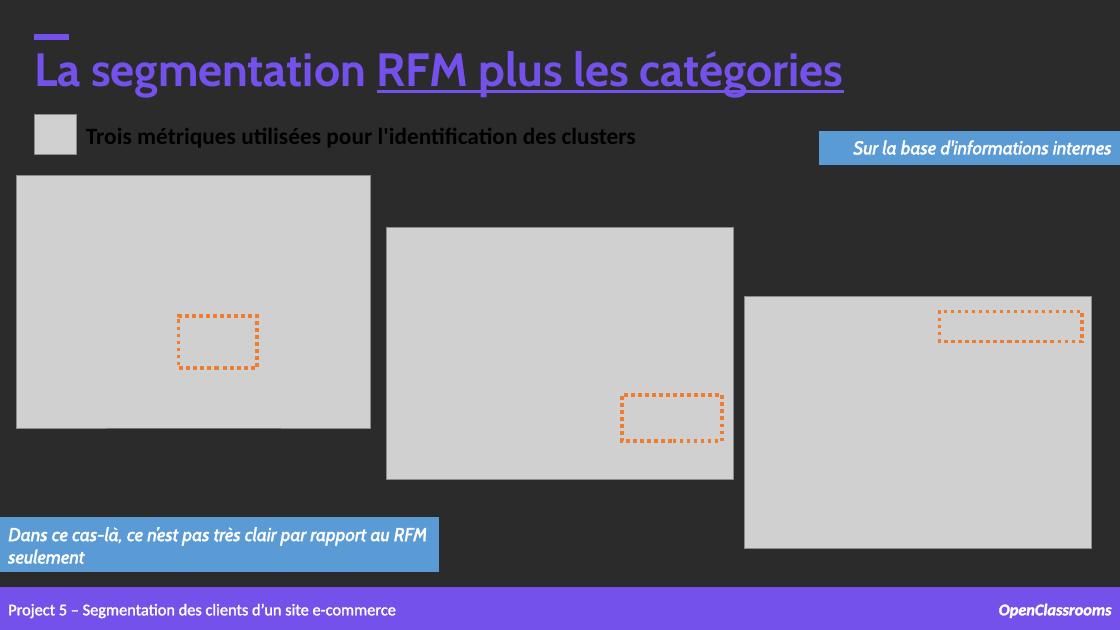
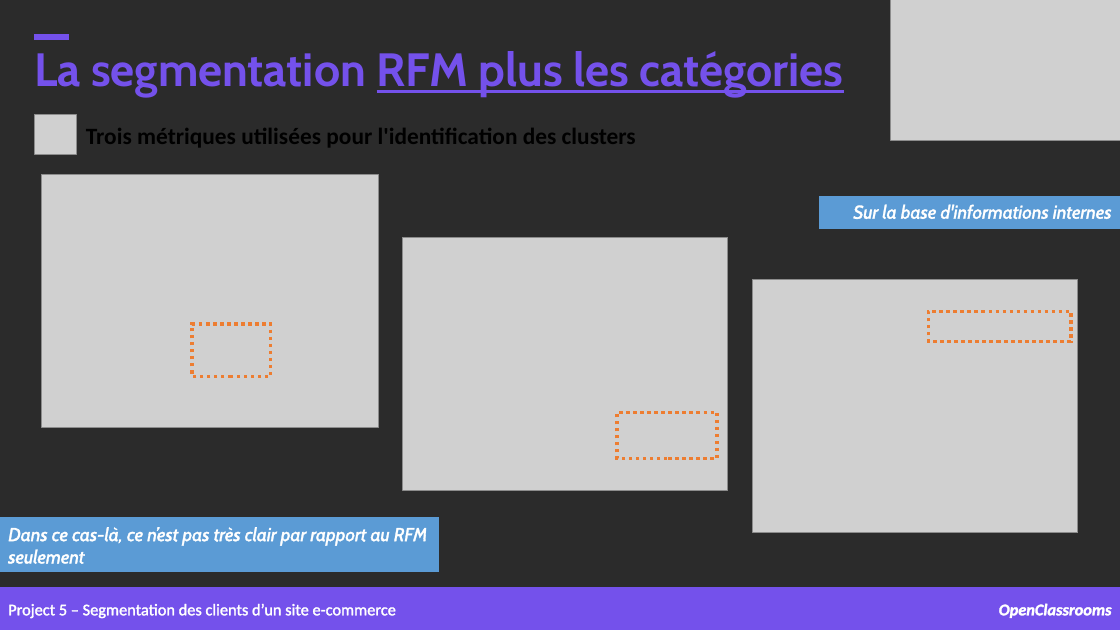
Before and after one commit to samirhinojosa/OC-P5-segment-customers-of-website, a slide deck: slide 34 of supports/P5_presentation v3.pptx. Drawn at 1120x630 pixels with LibreOffice and Linux fonts; fonts in the diff are those of the drawing; grey boxes stand for pictures; background and template pictures are left out; a plain dark background stands for a picture behind light text. Boxes give left, top, right and bottom in pixels: in the first picture for what was removed or moved away, otherwise in the second. Text is boxed around its words. In the diff, an @@ line names an element or a change of style, - is before the commit and + after.

```diff
--- a/supports/P5_presentation v3.pptx
+++ b/supports/P5_presentation v3.pptx
@@ picture added at [891, 0, 1120, 140] @@
@@ picture: place and size @@
-picture at [17, 176, 371, 428]
+picture at [41, 174, 378, 427]
@@ text "Sur la base d'informations internes": place and size @@
-text "Sur la base d'informations internes" at [853, 140, 1112, 155]
+text "Sur la base d'informations internes" at [853, 204, 1112, 219]
@@ rectangle: place and size @@
-rectangle at [819, 132, 1120, 165]
+rectangle at [819, 196, 1120, 229]
@@ picture: place and size @@
-picture at [386, 228, 734, 480]
+picture at [403, 238, 728, 491]
@@ picture: place and size @@
-picture at [744, 297, 1091, 549]
+picture at [753, 280, 1078, 533]
@@ rectangle: place and size @@
-rectangle at [179, 316, 257, 368]
+rectangle at [192, 324, 271, 376]
@@ rectangle: place and size @@
-rectangle at [940, 312, 1083, 342]
+rectangle at [928, 312, 1071, 342]
@@ rectangle: place and size @@
-rectangle at [622, 395, 722, 441]
+rectangle at [618, 413, 718, 459]
```
Also in this commit, not shown: 11 other slides changed, 1 slide added, 4 other files.
